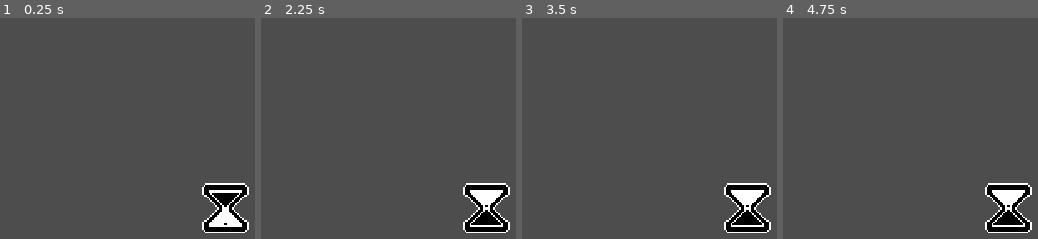
Above: before the commit, frames 1-4 (left to right).
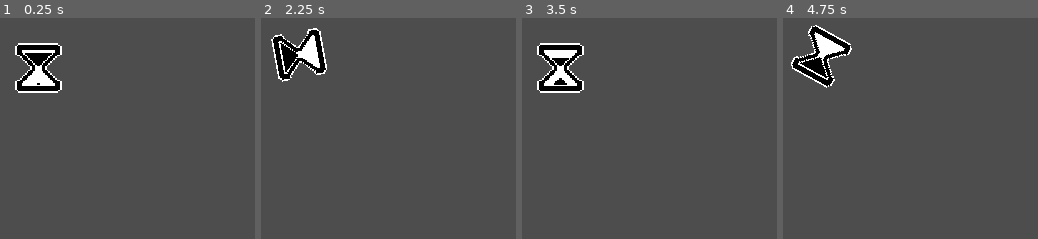
Above: after the commit, the same moments.

Repository: Raisinaut/Micro-Jam-034
Game: Godot game, scene res://Levels/test_level.tscn
Two runs of this game, one before a commit and one after it. Both use one fixed random seed, a clock stepped at 60 frames per second and the inputs below.
Inputs:
- Up to frame 1 (0.25 s): no input
- Up to frame 2 (2.25 s): tap Enter at 0.5 s; hold D (move_right) 0.53-1.28 s; tap Space at 1.25 s; hold S (move_down) 1.28-2.03 s; hold D (move_right) from 2.03 s (still down)
- Up to frame 3 (3.5 s): release D (move_right) at 2.78 s; hold W (move_up) from 2.78 s (still down)
- Up to frame 4 (4.75 s): tap Enter at 3.5 s; release W (move_up) at 3.53 s; hold A (move_left) from 3.53 s (still down)

The runs differ from the first frame. In frame 1, 6.5% of the frame differs, in the area x 5-98%, y 11-98%; in frame 2, 6.5%; in frame 3, 6.5%; in frame 4, 6.5%.

Commit message:
syncin up

Diff:
--- a/Godot/defense-game/Levels/test_level.tscn
+++ b/Godot/defense-game/Levels/test_level.tscn
@@ -5,4 +5,4 @@
 [node name="World" type="Node2D"]
 
 [node name="Hourglass" parent="." instance=ExtResource("1_giacu")]
-position = Vector2(240, 180)
+position = Vector2(128, 96)
--- a/Godot/defense-game/Objects/hourglass.gd
+++ b/Godot/defense-game/Objects/hourglass.gd
@@ -1,12 +1,14 @@
 extends Node2D
 
-@onready var sand_top = $Glass/SandTop
-@onready var sand_bottom = $Glass/SandBottom
-@onready var sand_drip = $Glass/SandDrip
+@onready var glass = $Offset/Glass
+@onready var sand_top = $Offset/Glass/SandTop
+@onready var sand_bottom = $Offset/Glass/SandBottom
+@onready var sand_drip = $Offset/Glass/SandDrip
+@onready var animator = $AnimationPlayer
 
 @onready var frame_count = sand_top.hframes
 
-var sand_idx = 0
+var sand_idx = 0 : set = set_sand_idx
 
 
 func _ready() -> void:
@@ -14,8 +16,17 @@
 
 func progress_sand():
 	if sand_idx >= frame_count-1:
-		print("out of time")
+		flip()
 		return
 	sand_idx += 1
+
+func flip():
+	animator.play("flip")
+	await animator.animation_finished
+	glass.rotation = 0
+	sand_idx = 0
+
+func set_sand_idx(idx):
+	sand_idx = idx
 	sand_top.frame_coords.x = sand_idx
 	sand_bottom.frame_coords.x = sand_idx
--- a/Godot/defense-game/Objects/hourglass.tscn
+++ b/Godot/defense-game/Objects/hourglass.tscn
@@ -1,8 +1,59 @@
-[gd_scene load_steps=7 format=3 uid="uid://b076w8dhkuj4u"]
+[gd_scene load_steps=9 format=3 uid="uid://b076w8dhkuj4u"]
 
 [ext_resource type="Texture2D" uid="uid://bbywsd1fx2n5f" path="res://Textures/Objects/hourglass/hourglass_glass.png" id="1_erilt"]
 [ext_resource type="Script" path="res://Objects/hourglass.gd" id="1_i17mv"]
 [ext_resource type="Texture2D" uid="uid://cslm3btdx7lw4" path="res://Textures/Objects/hourglass/hourglass_sand.png" id="1_x8v8c"]
+
+[sub_resource type="Animation" id="Animation_vrw7l"]
+length = 0.001
+tracks/0/type = "bezier"
+tracks/0/imported = false
+tracks/0/enabled = true
+tracks/0/path = NodePath("Offset/Glass:position:y")
+tracks/0/interp = 1
+tracks/0/loop_wrap = true
+tracks/0/keys = {
+"handle_modes": PackedInt32Array(0),
+"points": PackedFloat32Array(0, -0.25, 0, 0.25, 0),
+"times": PackedFloat32Array(0)
+}
+tracks/1/type = "bezier"
+tracks/1/imported = false
+tracks/1/enabled = true
+tracks/1/path = NodePath("Offset/Glass:rotation")
+tracks/1/interp = 1
+tracks/1/loop_wrap = true
+tracks/1/keys = {
+"handle_modes": PackedInt32Array(0),
+"points": PackedFloat32Array(0, -0.25, 0, 0.25, 0),
+"times": PackedFloat32Array(0)
+}
+
+[sub_resource type="Animation" id="Animation_80tlq"]
+resource_name = "bump"
+length = 0.2
+tracks/0/type = "bezier"
+tracks/0/imported = false
+tracks/0/enabled = true
+tracks/0/path = NodePath("Offset/Glass:position:y")
+tracks/0/interp = 1
+tracks/0/loop_wrap = true
+tracks/0/keys = {
+"handle_modes": PackedInt32Array(0, 0, 0),
+"points": PackedFloat32Array(0, 0, 0, 0, 0, -0.5, -0.05, 0, 0.05, 0, 0, 0, 0, 0, 0),
+"times": PackedFloat32Array(0, 0.1, 0.2)
+}
+tracks/1/type = "bezier"
+tracks/1/imported = false
+tracks/1/enabled = true
+tracks/1/path = NodePath("Offset/Glass:rotation")
+tracks/1/interp = 1
+tracks/1/loop_wrap = true
+tracks/1/keys = {
+"handle_modes": PackedInt32Array(0, 0),
+"points": PackedFloat32Array(3, -0.166667, 0.100005, 0.0999999, 0.100901, 3.142, -0.0666666, -0.0148706, 0, 0),
+"times": PackedFloat32Array(0, 0.2)
+}
 
 [sub_resource type="Animation" id="Animation_krryx"]
 resource_name = "flip"
@@ -10,7 +61,7 @@
 tracks/0/type = "bezier"
 tracks/0/imported = false
 tracks/0/enabled = true
-tracks/0/path = NodePath("Glass:position:y")
+tracks/0/path = NodePath("Offset/Glass:position:y")
 tracks/0/interp = 1
 tracks/0/loop_wrap = true
 tracks/0/keys = {
@@ -21,7 +72,7 @@
 tracks/1/type = "bezier"
 tracks/1/imported = false
 tracks/1/enabled = true
-tracks/1/path = NodePath("Glass:rotation")
+tracks/1/path = NodePath("Offset/Glass:rotation")
 tracks/1/interp = 1
 tracks/1/loop_wrap = true
 tracks/1/keys = {
@@ -30,58 +81,39 @@
 "times": PackedFloat32Array(0, 0.8, 1.2, 1.4)
 }
 
-[sub_resource type="Animation" id="Animation_vrw7l"]
-length = 0.001
-tracks/0/type = "bezier"
-tracks/0/imported = false
-tracks/0/enabled = true
-tracks/0/path = NodePath("Glass:position:y")
-tracks/0/interp = 1
-tracks/0/loop_wrap = true
-tracks/0/keys = {
-"handle_modes": PackedInt32Array(0),
-"points": PackedFloat32Array(0, -0.25, 0, 0.25, 0),
-"times": PackedFloat32Array(0)
-}
-tracks/1/type = "bezier"
-tracks/1/imported = false
-tracks/1/enabled = true
-tracks/1/path = NodePath("Glass:rotation")
-tracks/1/interp = 1
-tracks/1/loop_wrap = true
-tracks/1/keys = {
-"handle_modes": PackedInt32Array(0),
-"points": PackedFloat32Array(0, -0.25, 0, 0.25, 0),
-"times": PackedFloat32Array(0)
-}
-
 [sub_resource type="AnimationLibrary" id="AnimationLibrary_0kk0o"]
 _data = {
 "RESET": SubResource("Animation_vrw7l"),
+"bump": SubResource("Animation_80tlq"),
 "flip": SubResource("Animation_krryx")
 }
+
+[sub_resource type="RectangleShape2D" id="RectangleShape2D_qob5x"]
+size = Vector2(32, 32)
 
 [node name="Hourglass" type="Node2D"]
 script = ExtResource("1_i17mv")
 
-[node name="Glass" type="Sprite2D" parent="."]
+[node name="Offset" type="Node2D" parent="."]
+
+[node name="Glass" type="Sprite2D" parent="Offset"]
 texture_filter = 1
 texture = ExtResource("1_erilt")
 
-[node name="SandTop" type="Sprite2D" parent="Glass"]
+[node name="SandTop" type="Sprite2D" parent="Offset/Glass"]
 texture_filter = 1
 texture = ExtResource("1_x8v8c")
 hframes = 10
 vframes = 3
 
-[node name="SandBottom" type="Sprite2D" parent="Glass"]
+[node name="SandBottom" type="Sprite2D" parent="Offset/Glass"]
 texture_filter = 1
 texture = ExtResource("1_x8v8c")
 hframes = 10
 vframes = 3
 frame = 10
 
-[node name="SandDrip" type="Sprite2D" parent="Glass"]
+[node name="SandDrip" type="Sprite2D" parent="Offset/Glass"]
 visible = false
 texture_filter = 1
 texture = ExtResource("1_x8v8c")
@@ -94,3 +126,8 @@
 "": SubResource("AnimationLibrary_0kk0o")
 }
 speed_scale = 2.0
+
+[node name="Hurtbox" type="Area2D" parent="."]
+
+[node name="CollisionShape2D" type="CollisionShape2D" parent="Hurtbox"]
+shape = SubResource("RectangleShape2D_qob5x")
--- a/Godot/defense-game/project.godot
+++ b/Godot/defense-game/project.godot
@@ -25,7 +25,7 @@
 window/size/viewport_height=360
 window/size/window_width_override=960
 window/size/window_height_override=720
-window/stretch/mode="viewport"
+window/stretch/mode="canvas_items"
 
 [input]
 
@@ -50,6 +50,13 @@
 ]
 }
 
+[layer_names]
+
+2d_physics/layer_1="player"
+2d_physics/layer_2="enemy"
+2d_physics/layer_3="object"
+2d_physics/layer_4="impassable"
+
 [rendering]
 
 renderer/rendering_method="gl_compatibility"
Binary file changed: Godot/defense-game/Textures/Objects/hourglass.aseprite
Binary file changed: Godot/defense-game/Textures/Objects/hourglass/hourglass_sand.png
